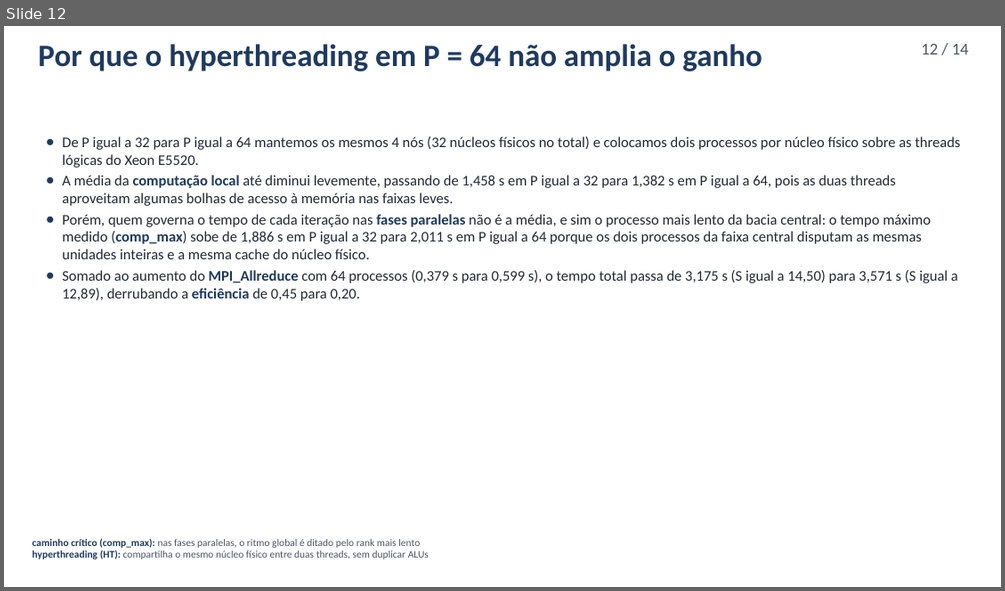
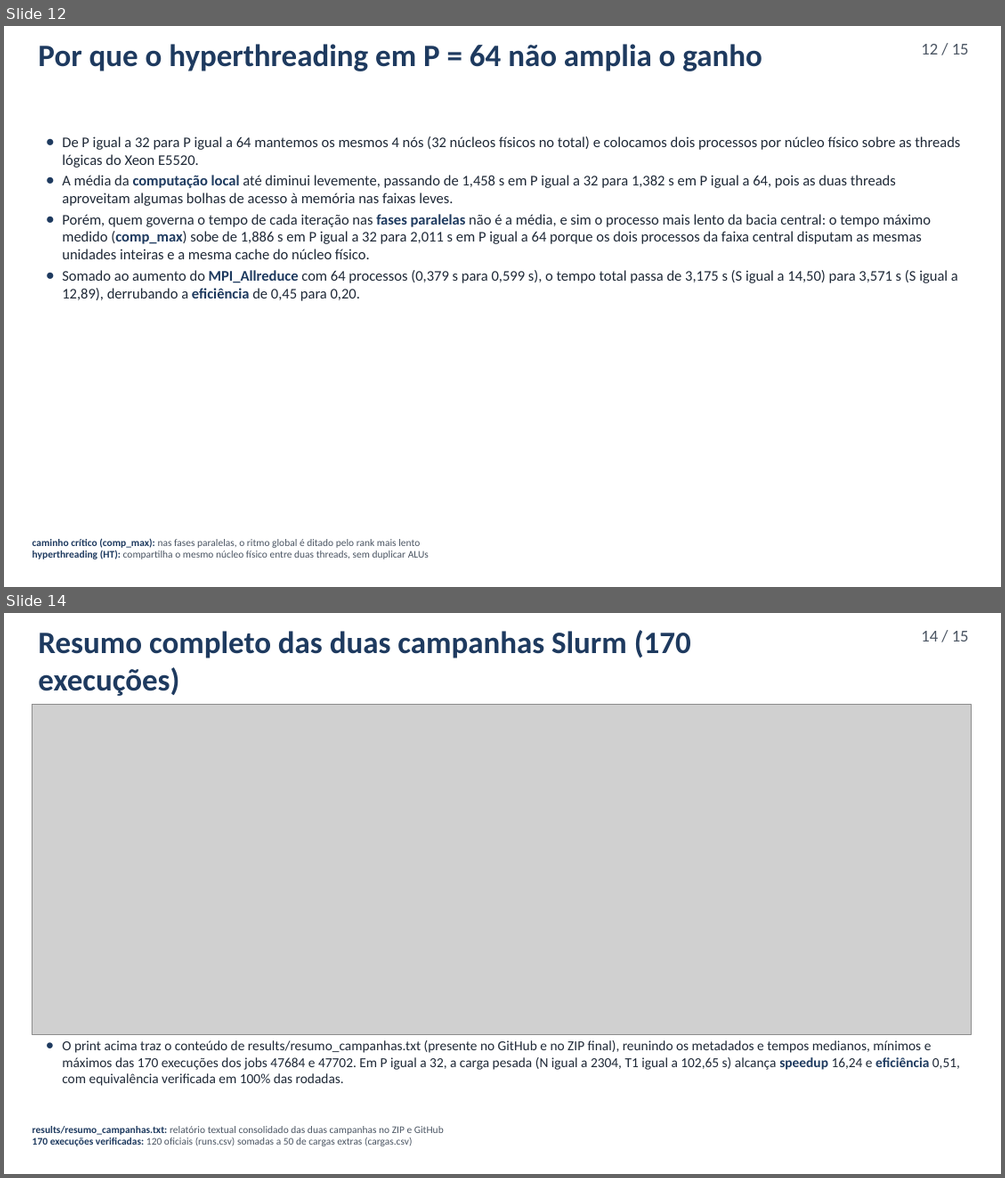
Before and after one commit to bengo501/Trabalho4-Computacao-Paralela, a slide deck: apresentacao/apresentacao.pptx. Shown one above the other, each under a label of ours: slide 12 before the commit, slides 12 and 14 after it; the slides between them are not shown. The pictures are 1005x591 and 1005x1178 pixels, drawn with LibreOffice and Linux fonts; fonts in the diff are those of the drawing; grey boxes stand for pictures. Boxes give left, top, right and bottom in pixels: in the first picture for what was removed or moved away, otherwise in the second. Text is boxed around its words. In the diff, an @@ line names an element or a change of style, - is before the commit and + after.

```diff
--- a/apresentacao/apresentacao.pptx
+++ b/apresentacao/apresentacao.pptx
@@ slide 14 added at <box>4,613,1001,1174</box>, background #FFFFFF @@
@@ text added at <box>38,630,691,696</box>, 30 pt, text #1E3A5F, bold @@
+Resumo completo das duas campanhas Slurm (170 execuções)
@@ text added at <box>921,631,969,641</box>, 16 pt, text #4B5563 @@
+14 / 15
@@ picture added at <box>32,705,971,1034</box> @@
@@ text added at <box>62,1040,960,1086</box>, 13.2 pt, text #1F2937 @@
+● O print acima traz o conteúdo de results/resumo_campanhas.txt (presente no GitHub e no ZIP final), reunindo os metadados e tempos medianos, mínimos e máximos das 170 execuções dos jobs 47684 e 47702. Em P igual a 32, a carga pesada (N igual a 2304, T1 igual a 102,65 s) alcança speedup 16,24 e eficiência 0,51, com equivalência verificada em 100% das rodadas.
@@ text added at <box>32,1126,444,1146</box>, 9.8 pt, text #4B5563 @@
+results/resumo_campanhas.txt: relatório textual consolidado das duas campanhas no ZIP e GitHub
+170 execuções verificadas: 120 oficiais (runs.csv) somadas a 50 de cargas extras (cargas.csv)
@@ slide 12 changed as well @@
@@ text at <box>921,44,969,54</box>: text changed @@
-12 / 14
+12 / 15
```
Also in this commit, not shown: 12 other slides changed, 3 other files.
